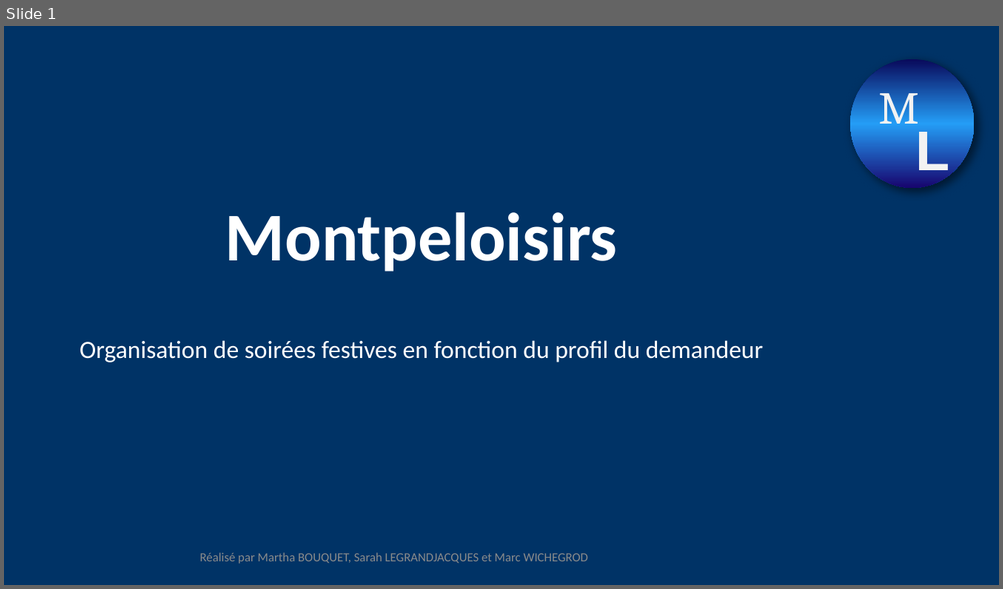
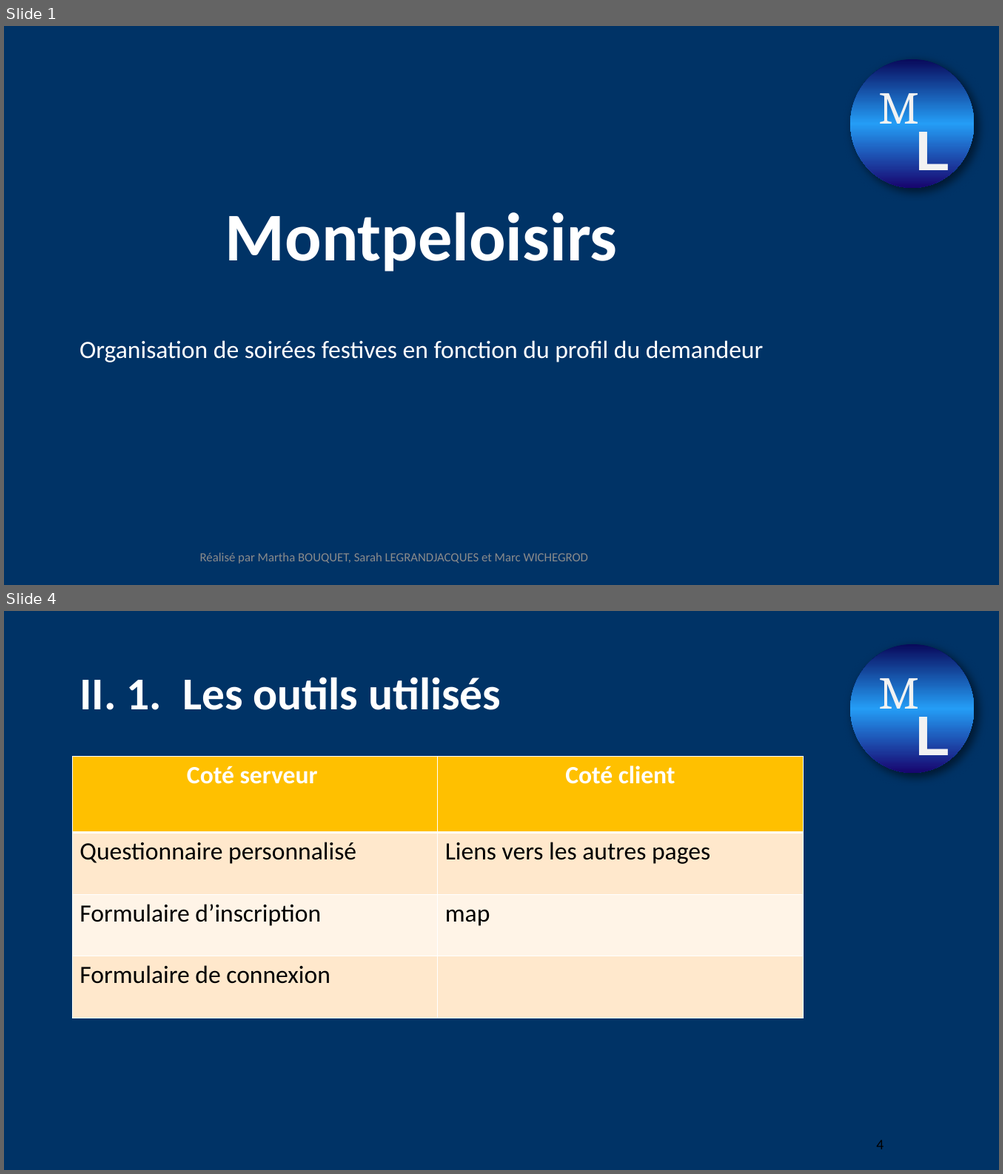
Before and after one commit to marc-wichegrod/montpeloisirs, a slide deck: Nouveau Présentation Microsoft PowerPoint.pptx. Shown one above the other, each under a label of ours: slide 1 before the commit, slides 1 and 4 after it; the slides between them are not shown. The pictures are 1003x589 and 1003x1174 pixels, drawn with LibreOffice and Linux fonts; fonts in the diff are those of the drawing; background and template pictures are left out. Boxes give left, top, right and bottom in pixels: in the first picture for what was removed or moved away, otherwise in the second. Text is boxed around its words. In the diff, an @@ line names an element or a change of style, - is before the commit and + after.

```diff
--- a/Nouveau Présentation Microsoft PowerPoint.pptx
+++ b/Nouveau Présentation Microsoft PowerPoint.pptx
@@ slide 4 added at [4, 611, 999, 1170], background #003366; not listed: 3 template elements that a slide beside it also shows @@
@@ title added at [79, 677, 501, 710], 44 pt, text #FFFFFF, bold @@
+II. 1. Les outils utilisés
@@ table added at [73, 757, 802, 1019], 4 rows, 2 columns @@
+Coté serveur | Coté client
+Questionnaire personnalisé | Liens vers les autres pages
+Formulaire d’inscription | map
+Formulaire de connexion | 
@@ page number added at [876, 1140, 883, 1150], 14 pt, text #000000 @@
+4
```
Also in this commit, not shown: 6 other slides added, 4 slides removed.
